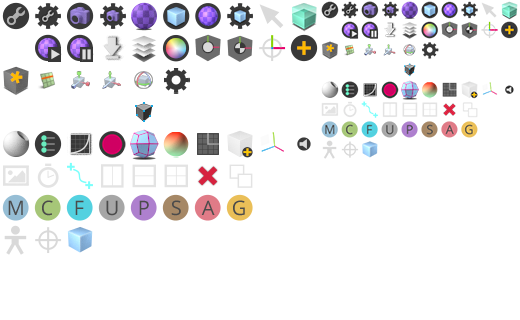
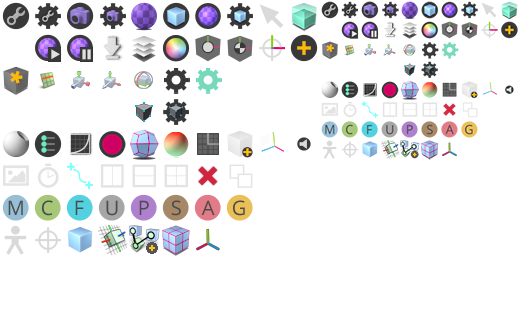
Layered file, before and after one edit (w=520, h=320). Changes by layer:
painted on "32 copy" over (381, 42, 459, 160)
painted on "32" over (98, 68, 222, 256)
